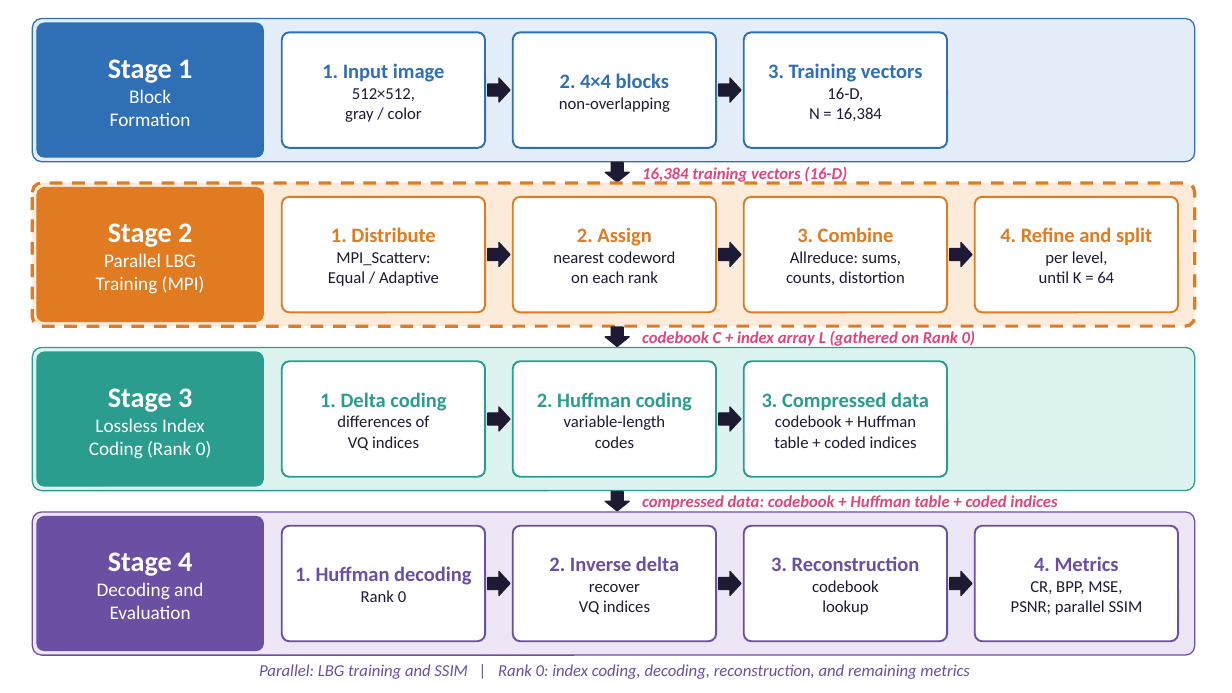
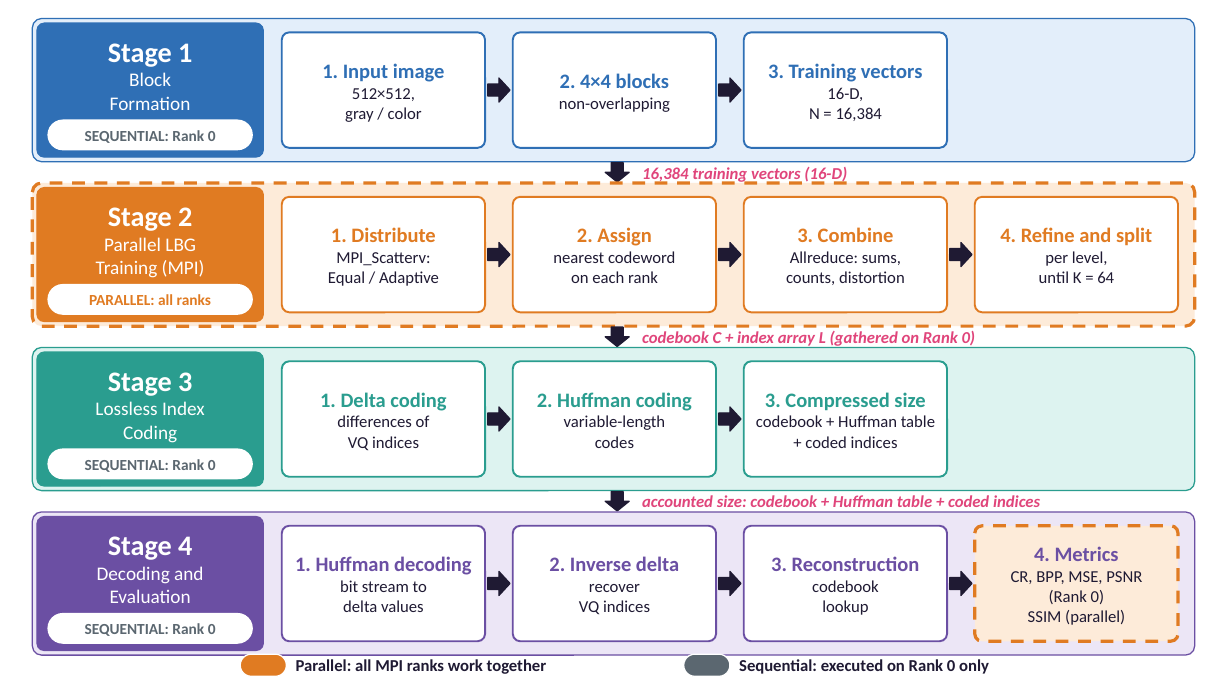
Before and after one commit to ibtihal-cpu/mihk, a slide deck: slide 1 of results/seminar/figs/overview.pptx. Drawn at 1232x693 pixels with LibreOffice and Linux fonts; fonts in the diff are those of the drawing. Boxes give left, top, right and bottom in pixels: in the first picture for what was removed or moved away, otherwise in the second. Text is boxed around its words. In the diff, an @@ line names an element or a change of style, - is before the commit and + after.

```diff
--- a/results/seminar/figs/overview.pptx
+++ b/results/seminar/figs/overview.pptx
@@ text "Stage 1": place and size @@
-text "Stage 1" at [108, 59, 192, 126]
+text "Stage 1" at [108, 43, 192, 110]
@@ rounded rectangle added at [48, 120, 252, 150], fill #FFFFFF, outline #FFFFFF 1 pt @@
@@ text added at [85, 130, 216, 143], 12 pt, text #5B6770, bold @@
+SEQUENTIAL: Rank 0
@@ text "Stage 2": place and size @@
-text "Stage 2" at [96, 223, 205, 294]
+text "Stage 2" at [96, 207, 205, 278]
@@ rounded rectangle added at [48, 285, 252, 314], fill #FFFFFF, outline #FFFFFF 1 pt @@
@@ text added at [89, 294, 211, 305], 12 pt, text #E07B22, bold @@
+PARALLEL: all ranks
@@ text at [756, 392, 935, 448]: text changed @@
-3. Compressed data
-codebook + Huffman
-table + coded indices
+3. Compressed size
+codebook + Huffman table
++ coded indices
@@ rounded rectangle added at [48, 449, 252, 479], fill #FFFFFF, outline #FFFFFF 1 pt @@
@@ text at [123, 425, 177, 443]: text changed @@
-Coding (Rank 0)
+Coding
@@ text added at [85, 459, 216, 472], 12 pt, text #5B6770, bold @@
+SEQUENTIAL: Rank 0
@@ text at [642, 495, 1040, 512]: text changed @@
-compressed data: codebook + Huffman table + coded indices
+accounted size: codebook + Huffman table + coded indices
@@ text "Stage 4": place and size @@
-text "Stage 4" at [97, 552, 203, 619]
+text "Stage 4" at [97, 536, 203, 603]
@@ rounded rectangle at [975, 526, 1178, 641]: fill #FFFFFF to #FDEBD9; outline #6B4FA3 1.5 pt to #E07B22 2.5 pt dashed @@
@@ text at [340, 580, 427, 612]: text changed @@
-Rank 0
+bit stream to
+delta values
@@ text at [1011, 571, 1142, 625]: text changed @@
-CR, BPP, MSE,
-PSNR; parallel SSIM
+CR, BPP, MSE, PSNR
+(Rank 0)
+SSIM (parallel)
@@ rounded rectangle added at [48, 614, 252, 643], fill #FFFFFF, outline #FFFFFF 1 pt @@
@@ text added at [85, 623, 216, 636], 12 pt, text #5B6770, bold @@
+SEQUENTIAL: Rank 0
@@ rounded rectangle added at [240, 654, 287, 677], fill #E07B22, outline #FFFFFF 1 pt @@
@@ text added at [296, 659, 547, 674], 13 pt, text #1F1A33, bold @@
+Parallel: all MPI ranks work together
@@ rounded rectangle added at [684, 654, 730, 677], fill #5B6770, outline #FFFFFF 1 pt @@
@@ text added at [739, 659, 989, 674], 13 pt, text #1F1A33, bold @@
+Sequential: executed on Rank 0 only
@@ text removed at [259, 664, 970, 679] @@
-Parallel: LBG training and SSIM | Rank 0: index coding, decoding, reconstruction, and remaining metrics
```
Also in this commit, not shown: 8 other files.
